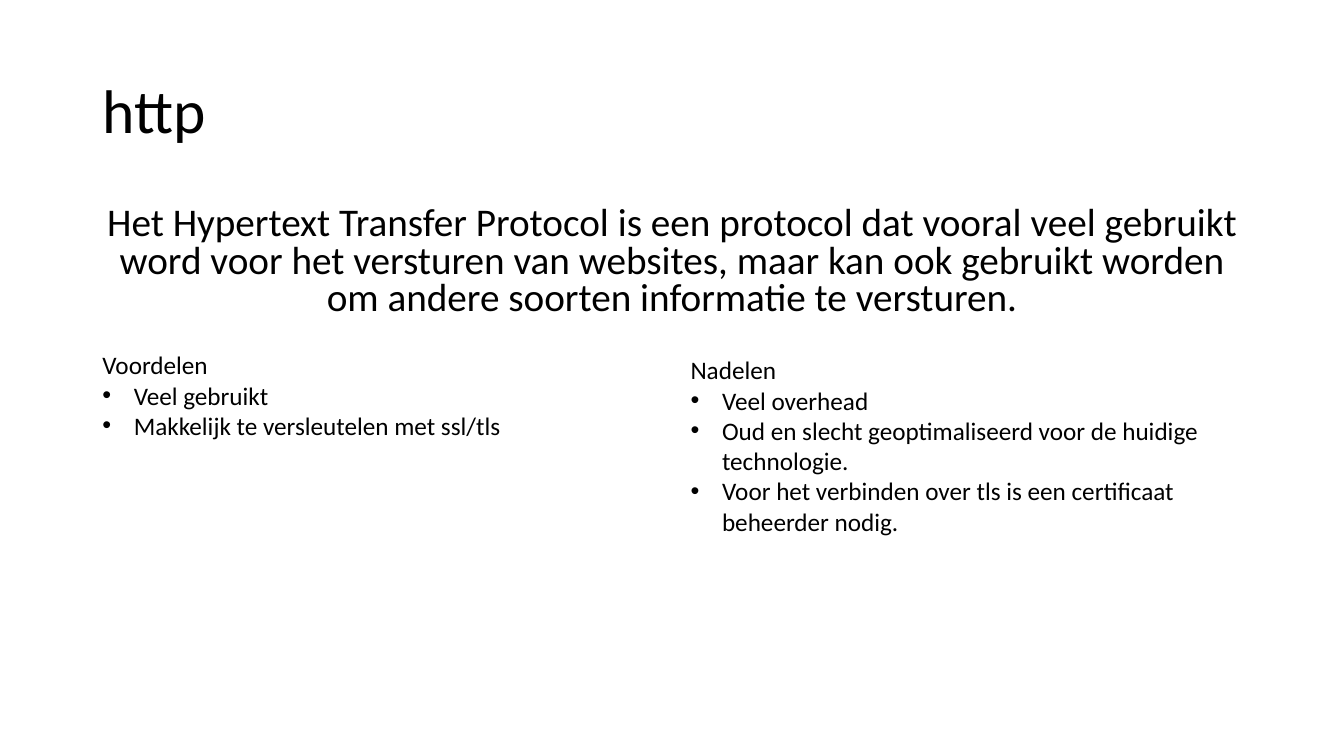
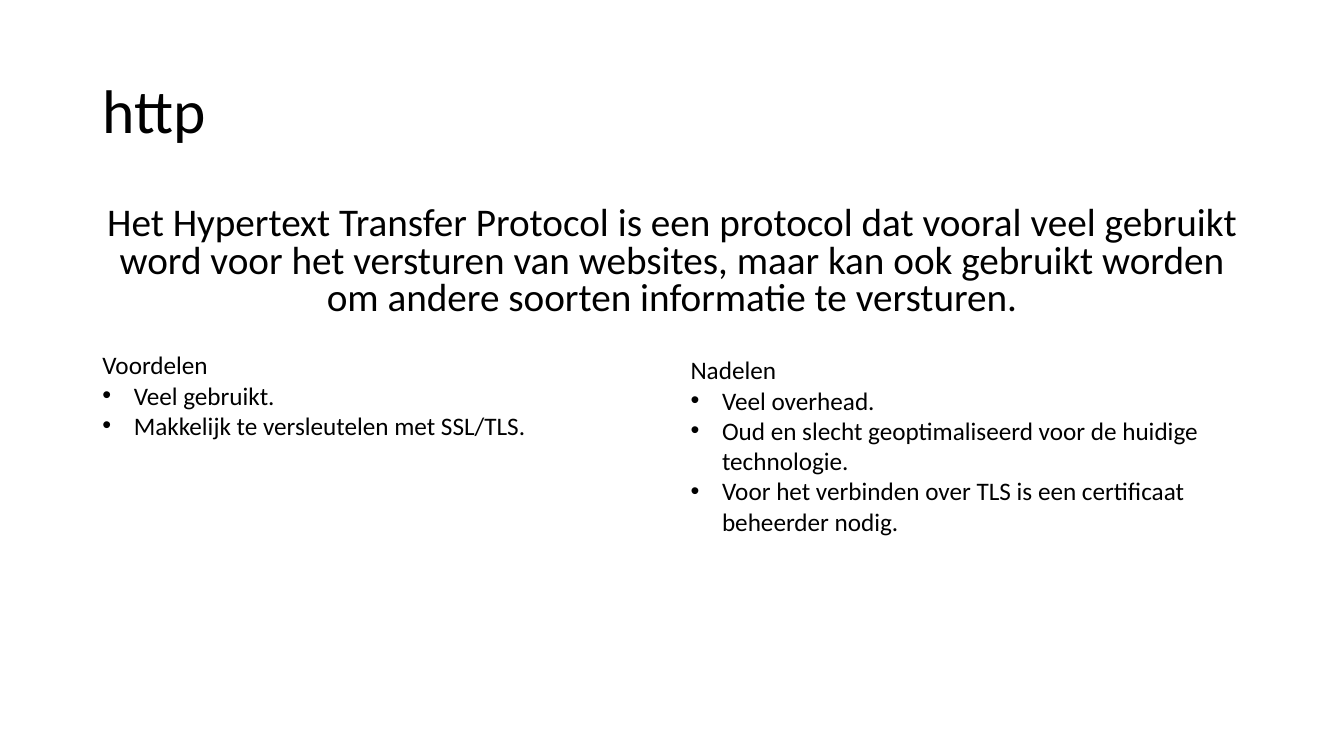
Before and after one commit to boaskalma/project4prive, a slide deck: slide 19 of voorstel centrale bank.pptx. Drawn at 1344x756 pixels with LibreOffice and Linux fonts; fonts in the diff are those of the drawing. Boxes give left, top, right and bottom in pixels: in the first picture for what was removed or moved away, otherwise in the second. Text is boxed around its words. In the diff, an @@ line names an element or a change of style, - is before the commit and + after.

```diff
--- a/voorstel centrale bank.pptx
+++ b/voorstel centrale bank.pptx
@@ text at <box>134,387,525,440</box>: text changed @@
-• Veel gebruikt
-• Makkelijk te versleutelen met ssl/tls
+• Veel gebruikt.
+• Makkelijk te versleutelen met SSL/TLS.
@@ text at <box>722,392,875,410</box>: text changed @@
-• Veel overhead
+• Veel overhead.
@@ text at <box>722,482,1184,536</box>: text changed @@
-• Voor het verbinden over tls is een certificaat beheerder nodig.
+• Voor het verbinden over TLS is een certificaat beheerder nodig.
```
Also in this commit, not shown: 31 other slides changed.
